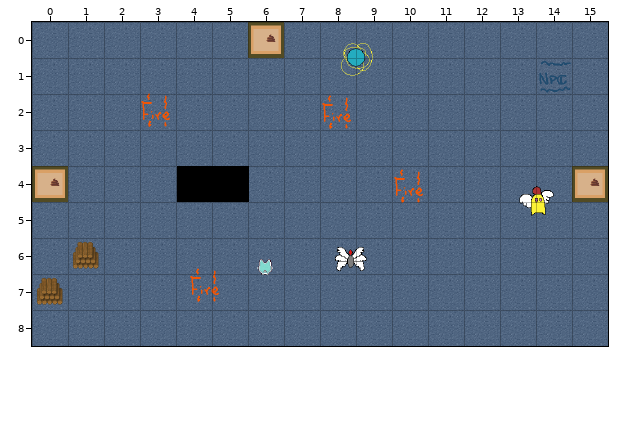
Tiled map (JSON): assets/tiled/test.json. The first picture shows the starting point.
Cells are 64x64 px. Shown: x 0..15, y 0..8.
And afterwards:
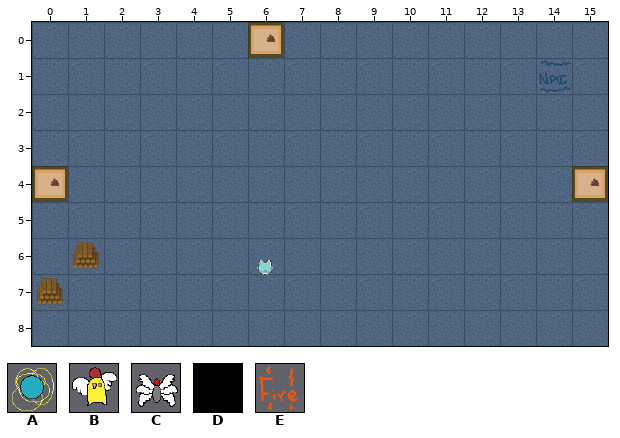
Key: from "room_tileset": A 27, B 28, C 29, D 113, E 225.
Objects are placed by their top-left corner, in cells (3,4 is the top-left corner of cell 3,4); size is 1x1 cell unless given.
Change:
Layer "holes":
Object D at 4,4 is removed.
Object D at 5,4 is removed.
Layer "enemies":
Object A "eO_0" at 8.5,0.5 is removed.
Object B "eA_0" at 13.5,4.5 is removed.
Object C "eS_0" at 8.3,6 is removed.
Layer "fires":
Object E at 10,4 is removed.
Layer "moving_fires":
Object E "Verti" at 3,1.9 is removed.
Object E "Rotating" at 8,2 is removed.
Object E "Hori" at 4.3,6.8 is removed.
Where, in picture pixels (left, top, right, bottom), the same in both pictures:
removed: (341, 43, 373, 76)
removed: (141, 93, 170, 127)
removed: (322, 95, 351, 129)
removed: (177, 166, 249, 202)
removed: (394, 169, 423, 203)
removed: (519, 186, 554, 216)
removed: (335, 247, 367, 271)
removed: (190, 268, 219, 302)
